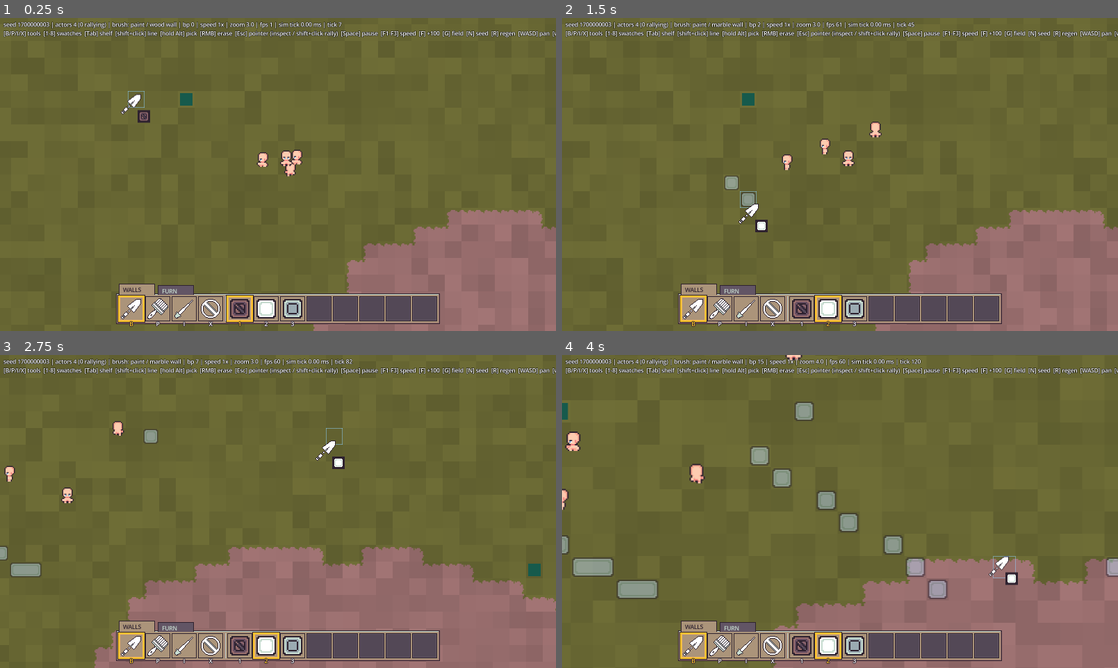
Above: before the commit, frames 1-4 (two rows, left to right).
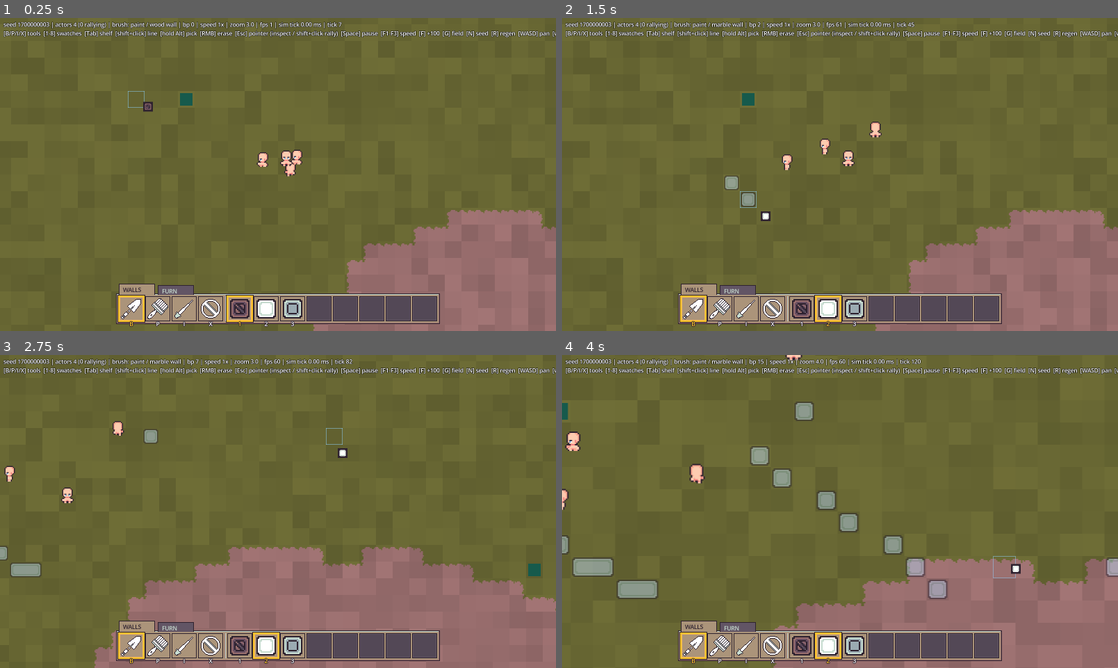
Above: after the commit, the same moments.

Repository: young-steveo/colony-sim
Game: Godot game, scene res://game/main.tscn
The game is run twice, just before and just after one commit, with the same random seed, the same clock (stepped at 60 frames per second) and the same inputs.
Inputs (mouse positions are in pixels of both pictures, inside the frame that each line leads up to):
- Up to frame 1 (0.25 s): no input
- Up to frame 2 (1.5 s): drag from (840, 302) to (895, 105) at 0.52 s; drag from (728, 190) to (812, 237) at 1.27 s
- Up to frame 3 (2.75 s): move the mouse to (333, 442) at 2.02 s; hold D (pan_right) from 2.03 s (still down); hold B (tool_paint) from 2.03 s (still down); click (333, 442) at 2.17 s
- Up to frame 4 (4 s): release D (pan_right) at 2.75 s; release B (tool_paint) at 2.75 s; drag from (812, 574) to (673, 464) at 2.77 s; move the mouse to (1006, 558) at 3.52 s; hold A (pan_left) from 3.53 s (still down); hold Mouse wheel up (zoom_in) from 3.53 s (still down); click (1006, 558) at 3.67 s

The runs differ from the first frame. In frame 1, 0.2% of the frame differs, in the area x 21-28%, y 24-34%; in frame 2, 0.2%; in frame 3, 0.2%; in frame 4, 0.2%.

Commit message:
Cursor rethink: OS pointer + chip badge; hover outline carries tool color
The 32px tool icons stay button art — too bulky as cursors and angled
up-right where cursor bodies trail down-right. Tool identity at the
point of action: outline color (ghost-light paint, red cancel, sheen
eyedropper) + loaded-chip badge beside the pointer for painting tools.
Plug-in point documented for a future 16px cursors.png if wanted.

Co-Authored-By: Claude Fable 5 <noreply@anthropic.com>

Diff:
--- a/game/build_overlay.gd
+++ b/game/build_overlay.gd
@@ -8,18 +8,22 @@
 
 const GHOST_LIGHT := Color("8fd3ff")
 const WARNING := Color("e83b3b")
+const SHEEN := Color("c7dcd0")
 const TICK := Color.WHITE
 
 var hover_cell := Vector2i(-9999, -9999)
-var warn := false  # cancel tool in hand: the outline reads destructive
+# With the OS pointer as the cursor, the outline color IS the tool
+# identity at the point of action: ghost-light = paint, red = cancel
+# (destructive), sheen = eyedropper (picking, not marking).
+var hover_color := GHOST_LIGHT
 var line_cells: Array[Vector2i] = []
 var zoom := 3.0
 
 
-func update_state(hover: Vector2i, line: Array[Vector2i], warn_tint: bool, cam_zoom: float) -> void:
+func update_state(hover: Vector2i, line: Array[Vector2i], color: Color, cam_zoom: float) -> void:
 	hover_cell = hover
 	line_cells = line
-	warn = warn_tint
+	hover_color = color
 	zoom = cam_zoom
 	queue_redraw()
 
@@ -33,8 +37,7 @@
 		_draw_ticks(line_cells[0], w)
 		_draw_ticks(line_cells[line_cells.size() - 1], w)
 	if hover_cell.x != -9999:
-		var color := WARNING if warn else GHOST_LIGHT
-		draw_rect(Rect2(Vector2(hover_cell) * px, Vector2(px, px)).grow(-w * 0.5), color, false, w)
+		draw_rect(Rect2(Vector2(hover_cell) * px, Vector2(px, px)).grow(-w * 0.5), hover_color, false, w)
 
 
 ## White corner ticks marking a line anchor (the chalk line's pins).
--- a/game/main.gd
+++ b/game/main.gd
@@ -364,7 +364,6 @@
 	var over_ui := palette.get_global_rect().has_point(get_viewport().get_mouse_position())
 	var painting := tool != PaletteBar.Tool.POINTER and not over_ui and not _screenshot_mode
 	tool_cursor.visible = painting
-	Input.mouse_mode = Input.MOUSE_MODE_HIDDEN if painting else Input.MOUSE_MODE_VISIBLE
 	tool_cursor.update_tool(tool, palette.loaded_swatch()["chip"])
 	var tile := get_global_mouse_position() / TerrainRenderer.TILE_PX
 	var cell := Vector2i(floori(tile.x), floori(tile.y))
@@ -373,7 +372,12 @@
 			and Input.is_key_pressed(KEY_SHIFT) and _line_anchor.x != -9999:
 		line = BuildOverlay.cells_between(_line_anchor, cell)
 	var hover := cell if painting else Vector2i(-9999, -9999)
-	build_overlay.update_state(hover, line, tool == PaletteBar.Tool.CANCEL, cam.zoom.x)
+	var hover_color := BuildOverlay.GHOST_LIGHT
+	if tool == PaletteBar.Tool.CANCEL:
+		hover_color = BuildOverlay.WARNING
+	elif tool == PaletteBar.Tool.EYEDROPPER:
+		hover_color = BuildOverlay.SHEEN
+	build_overlay.update_state(hover, line, hover_color, cam.zoom.x)
 
 
 ## Nearest pawn within ~a tile of the click, or -1.
--- a/game/tool_cursor.gd
+++ b/game/tool_cursor.gd
@@ -1,20 +1,15 @@
 class_name ToolCursor
 extends Node2D
-## The tool in your hand IS the cursor (design spec sheet 03). Lives on
-## the HUD layer: 32px glyph from icons.png drawn at 2x, snapped to whole
-## screen pixels, hotspot at the mouse point. The loaded material chip
-## docks at the glyph's lower-right — one glance answers "what tool" and
-## "what paint". Over UI the OS pointer returns (main toggles visibility).
+## Paint-state badge riding beside the OS pointer. The tool icons stay
+## button art — they're 32px, angled up-right, and trail the wrong way
+## for a cursor (cursor bodies trail down-right of the hotspot). Tool
+## identity at the point of action comes from the hover-cell outline
+## color (BuildOverlay) plus this loaded-material chip for the painting
+## tools. If dedicated cursor art ever lands (cursors.png: 16x16 cells,
+## row per tool, drawn pointing up-left), this is where it plugs in.
 
 const SCALE := 2
 const INK := Color("2e222f")
-const ICONS_SHEET := preload("res://content/ui/icons.png")
-# Per-tool hotspots in native 32px glyph coords (spec: blade tip,
-# bristles, dropper tip, center).
-const HOTSPOTS: Array[Vector2i] = [
-	Vector2i(27, 5), Vector2i(26, 6), Vector2i(3, 28), Vector2i(16, 16),
-]
-const ICON_ROW := [0, 2, 1, 3]  # PAINT, PATTERN, EYEDROPPER, CANCEL
 
 var _tool := 0
 var _chip: Texture2D
@@ -31,14 +26,9 @@
 
 
 func _draw() -> void:
-	if _tool > 3:
+	# Chip badge only for the tools that carry paint.
+	if _chip == null or _tool > 1:
 		return
-	var offset := -Vector2(HOTSPOTS[_tool]) * SCALE
-	var glyph := Rect2(offset, Vector2(32, 32) * SCALE)
-	draw_texture_rect_region(ICONS_SHEET, glyph, Rect2(0, ICON_ROW[_tool] * 32, 32, 32))
-	# Loaded chip, lower-right of the glyph; eyedropper and cancel carry
-	# no paint.
-	if _chip and (_tool == 0 or _tool == 1):
-		var chip_pos := offset + Vector2(26, 26) * SCALE
-		draw_rect(Rect2(chip_pos - Vector2.ONE * SCALE, Vector2(18, 18) * SCALE), INK)
-		draw_texture_rect(_chip, Rect2(chip_pos, Vector2(16, 16) * SCALE), false)
+	var pos := Vector2(7, 9) * SCALE  # tucked below-right of the pointer
+	draw_rect(Rect2(pos - Vector2.ONE * SCALE, Vector2(14, 14) * SCALE), INK)
+	draw_texture_rect(_chip, Rect2(pos, Vector2(12, 12) * SCALE), false)
